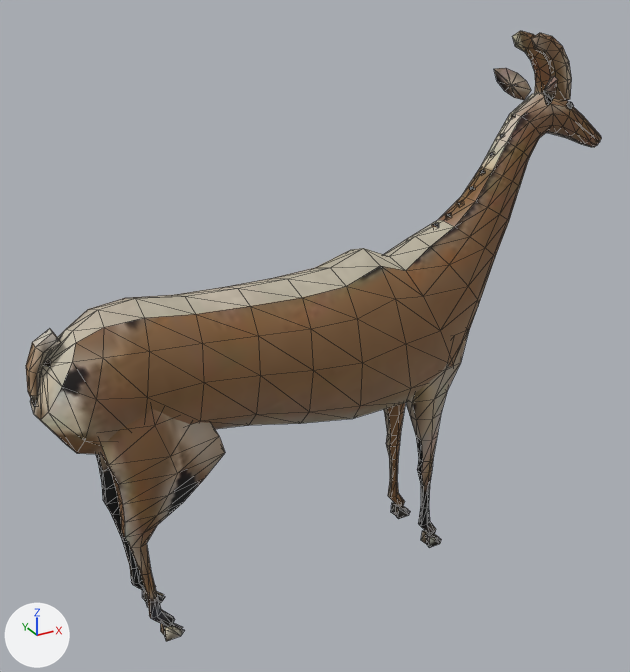
The glTF model jogo/assets/modelos/fauna/herbivoros/herbivoro_galhudo.glb, before and after one commit.
Both versions are drawn from a 50 mm camera at (-0.995, -1.976, 1.772) aimed at (0.113, 0.038, 0.766). The axes (+X, +Y, +Z) are drawn at lower left. The lights are the same throughout. The older version comes first. Mesh edges are drawn as thin lines. Vertices at exactly the same position are counted once.

Script lines for the objects in view, before the commit:
```python
me_herbivoro_galhudo_malha = bpy.data.meshes.new('herbivoro_galhudo_malha')
me_herbivoro_galhudo_malha.from_pydata(...)  # 824 vertices, 1536 faces; spans x -0.69..1.1, y -0.16..0.16, z 0.0..1.57
me_herbivoro_galhudo_malha.materials.append(mat_herbivoro_galhudo_tex)  # picture img_herbivoro_galhudo_cor
ob_herbivoro_galhudo_corpo = bpy.data.objects.new('herbivoro_galhudo_corpo', me_herbivoro_galhudo_malha)
ob_herbivoro_galhudo_corpo.location = (0.0, 0.0, 0.0)
```
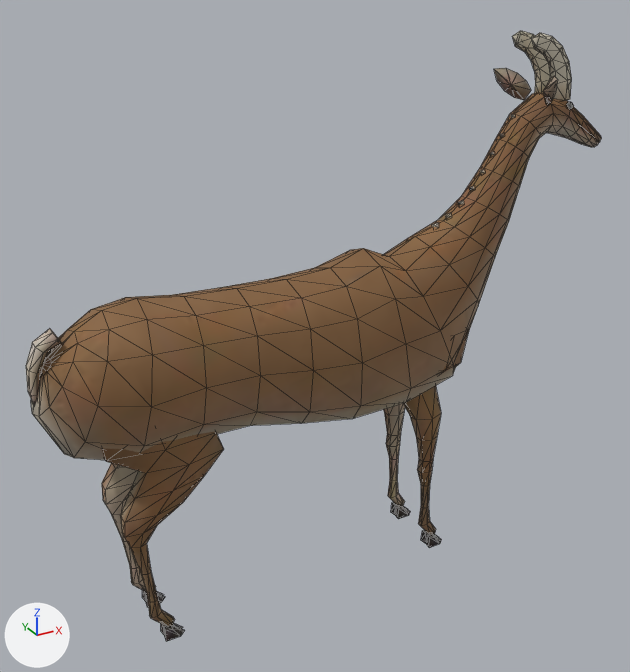
What changed in the scene script:
```text
Change me_herbivoro_galhudo_malha:
    where me_herbivoro_galhudo_malha.from_pydata(...)  # 824 vertices, 1536 faces; spans x -0.69..1.1, y -0.16..0.16, z 0.0..1.57
    used by ob_herbivoro_galhudo_corpo; location = (0.0, 0.0, 0.0)
    me_herbivoro_galhudo_malha part 1: 66 of 824 vertices moved; they spanned x -0.69..-0.24, y -0.16..0.15, z 0.49..0.98 and now span x -0.69..-0.24, y -0.16..0.16, z 0.49..0.98; mean shift (0.01, 0.0, 0.0); largest move (-0.53, -0.12, 0.56) -> (-0.45, -0.1, 0.56)
    me_herbivoro_galhudo_malha part 2: all 12 vertices in x 0.36..0.49, y -0.13..0.13, z 0.55..0.56 are scaled about their middle by (1, 0.406, 1)
    me_herbivoro_galhudo_malha part 3: 1455 kept faces spanning x -0.69..1.1, y -0.16..0.16, z 0.0..1.57 get new texture (UV) coordinates
```

Where the change shows, as pixel boxes [x1, y1, x2, y2] in the pictures (630 x 672 px; the box of a moved part takes in the faces that stretch with it):
part 1 of me_herbivoro_galhudo_malha, moved or reshaped
    both: [31, 295, 260, 523]
part 2 of me_herbivoro_galhudo_malha, moved or reshaped
    before: [406, 363, 460, 420]
    after: [403, 363, 460, 420]
part 3 of me_herbivoro_galhudo_malha, surface changed
    both: [26, 31, 600, 641]
